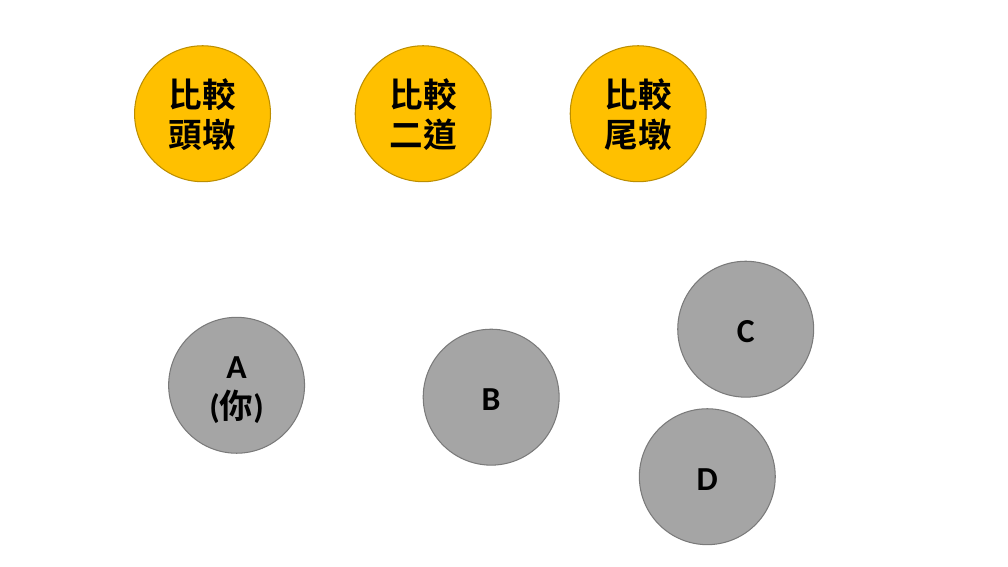
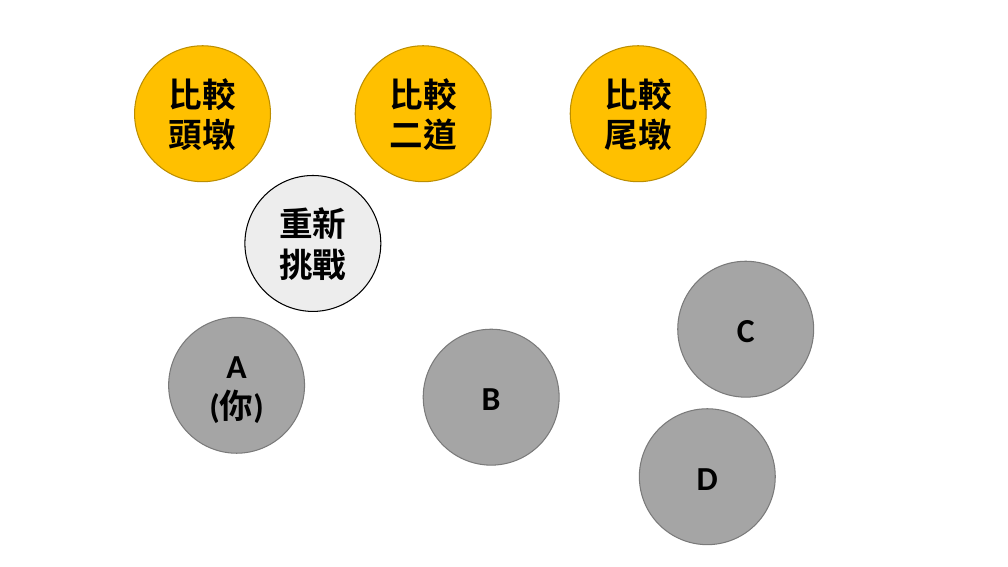
Before and after one commit to findketsuro/thirteen-branches, a slide deck: slide 5 of 圖片製作.pptx. Drawn at 1008x567 pixels with LibreOffice and Linux fonts; fonts in the diff are those of the drawing. Boxes give left, top, right and bottom in pixels: in the first picture for what was removed or moved away, otherwise in the second. Text is boxed around its words. In the diff, an @@ line names an element or a change of style, - is before the commit and + after.

```diff
--- a/圖片製作.pptx
+++ b/圖片製作.pptx
@@ ellipse added at <box>245,175,381,312</box>, fill #EDEDED, outline #000000 1 pt, 32 pt, text #000000, bold @@
+重新挑戰
```
Also in this commit, not shown: 2 other files.
